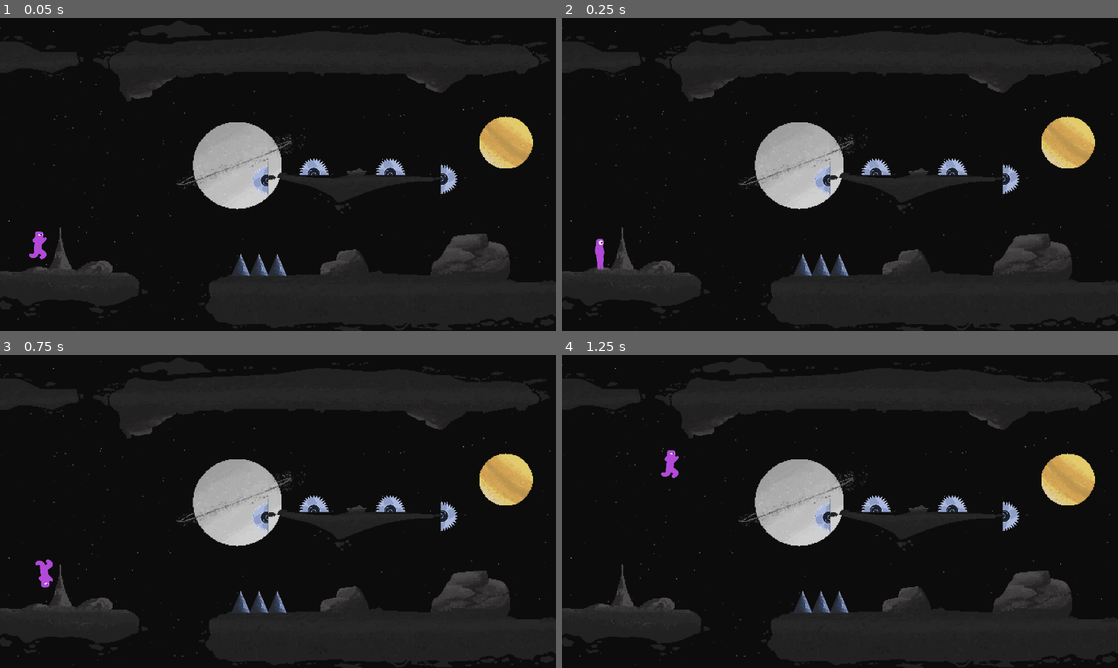
Above: before the commit, frames 1-4 (two rows, left to right).
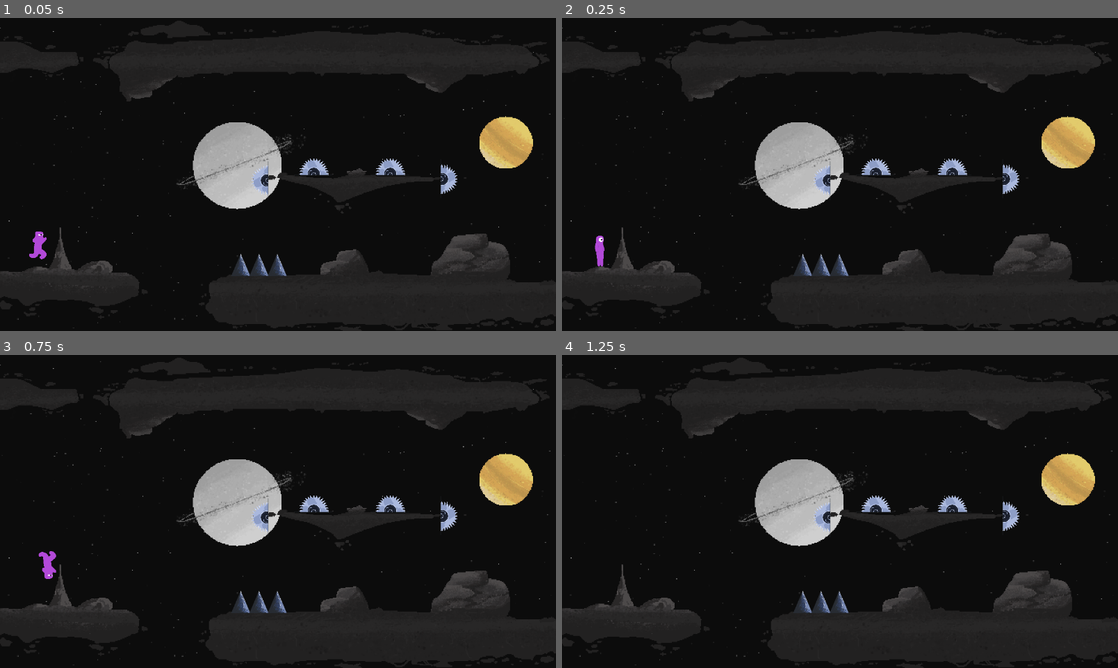
Above: after the commit, the same moments.

Repository: SullKanaeru/space-platform-game
Game: Godot game, scene res://scenes/main.tscn
Two runs of this game, one before a commit and one after it. Both use one fixed random seed, a clock stepped at 60 frames per second and the inputs below.
Inputs:
- Up to frame 1 (0.05 s): no input
- Up to frame 2 (0.25 s): no input
- Up to frame 3 (0.75 s): tap Enter at 0.5 s; hold D (right) from 0.53 s (still down); tap Space (jump) at 0.6 s
- Up to frame 4 (1.25 s): keep holding D (right); tap Space (jump) at 0.77, 1.07 s

Frame 1 is identical in both runs. In frame 2, less than 0.1% of the frame differs, in the area x 5-8%, y 69-81%; in frame 3, 0.2%, in the area x 6-11%, y 62-75%; in frame 4, 0.2%.

Commit message:
Feat: trigger game over when the character touches a trap.

Diff:
--- a/levels/level1.tscn
+++ b/levels/level1.tscn
@@ -174,18 +174,6 @@
 sources/0 = SubResource("TileSetAtlasSource_ote20")
 sources/4 = SubResource("TileSetAtlasSource_61w3m")
 
-[sub_resource type="RectangleShape2D" id="RectangleShape2D_pdpul"]
-size = Vector2(106.00001, 20)
-
-[sub_resource type="RectangleShape2D" id="RectangleShape2D_8hd6v"]
-size = Vector2(274, 20)
-
-[sub_resource type="RectangleShape2D" id="RectangleShape2D_045es"]
-size = Vector2(60.666668, 20)
-
-[sub_resource type="RectangleShape2D" id="RectangleShape2D_omn1t"]
-size = Vector2(335.3333, 20)
-
 [node name="LevelRoot" type="Node2D"]
 scale = Vector2(3, 3)
 
@@ -228,43 +216,20 @@
 
 [node name="StaticBody2D" type="StaticBody2D" parent="."]
 
-[node name="CollisionShape2D" type="CollisionShape2D" parent="StaticBody2D"]
-position = Vector2(53.333336, 202.66667)
-shape = SubResource("RectangleShape2D_pdpul")
-
-[node name="CollisionShape2D2" type="CollisionShape2D" parent="StaticBody2D"]
-position = Vector2(296, 208)
-shape = SubResource("RectangleShape2D_8hd6v")
-
-[node name="CollisionShape2D3" type="CollisionShape2D" parent="StaticBody2D"]
-position = Vector2(31, 29.333334)
-shape = SubResource("RectangleShape2D_045es")
-
-[node name="CollisionShape2D4" type="CollisionShape2D" parent="StaticBody2D"]
-position = Vector2(248.33334, 29.333334)
-shape = SubResource("RectangleShape2D_omn1t")
+[node name="CollisionPolygon2D3" type="CollisionPolygon2D" parent="StaticBody2D"]
+polygon = PackedVector2Array(0, 194.66667, 16.333334, 194.66667, 27.666668, 190.66667, 31, 190.33334, 38, 192.66667, 46, 160.66667, 55.333336, 192.66667, 59.666668, 192.66667, 67, 189, 71, 188.33334, 76, 187, 80.333336, 187, 83, 188, 94, 195, 98.66667, 196, 103.333336, 198.66667, 106.66667, 202.66667, 106.66667, 213.33334, 0, 213.33334)
+
+[node name="CollisionPolygon2D5" type="CollisionPolygon2D" parent="StaticBody2D"]
+polygon = PackedVector2Array(330.6667, 197.33334, 333.33334, 189.33334, 341.33334, 181.33334, 357.33334, 168, 370.6667, 168, 376, 170.66667, 386.6667, 173.33334, 389.33334, 181.33334, 392, 197.33334, 397.33334, 202, 434.6667, 202.66667, 434.6667, 221.33334, 157.33334, 221.33334, 162.66667, 216, 162.66667, 213.33334, 162.66667, 205.33334, 162.66667, 202.66667, 169.38126, 202.05664, 174.29317, 199.52782, 178.66667, 197.33334, 245.33334, 197.33334, 248, 194.66667, 248, 189.33334, 258.6667, 189.33334, 261.33334, 181.33334, 274.6667, 178.66667, 284.33334, 197.33334)
+
+[node name="CollisionPolygon2D6" type="CollisionPolygon2D" parent="StaticBody2D"]
+polygon = PackedVector2Array(205.33334, 120, 264.16687, 120.000015, 266.6667, 117.333336, 270.7358, 117.484055, 274.6667, 114.66667, 277.40067, 114.894516, 280, 117.333336, 280, 120, 338.6667, 120, 338.6667, 125.333336, 312, 125.333336, 258.6667, 141.33334, 242.66667, 130.66667, 221.33334, 125.333336, 205.33334, 122.66667)
+
+[node name="CollisionPolygon2D8" type="CollisionPolygon2D" parent="StaticBody2D"]
+polygon = PackedVector2Array(0, 40, 8, 40, 13.333334, 37.333336, 26.666668, 37.333336, 37.333336, 40, 42.666668, 40, 53.333336, 34.666668, 61.333336, 34.666668, 58.666668, 26.666668, 0, 26.666668)
 
 [node name="CollisionPolygon2D" type="CollisionPolygon2D" parent="StaticBody2D"]
-position = Vector2(80, 37.333336)
-polygon = PackedVector2Array(0, 0, 24, -2.6666667, 82.66667, 0, 61.333344, 10.666664, 29.333336, 24, 16, 24)
-
-[node name="CollisionPolygon2D2" type="CollisionPolygon2D" parent="StaticBody2D"]
-polygon = PackedVector2Array(37.333336, 192, 45.333336, 160, 56, 192)
-
-[node name="CollisionPolygon2D3" type="CollisionPolygon2D" parent="StaticBody2D"]
-polygon = PackedVector2Array(58.666668, 192, 80, 186.66667, 85.333336, 189.33334, 85.333336, 192)
-
-[node name="CollisionPolygon2D4" type="CollisionPolygon2D" parent="StaticBody2D"]
-polygon = PackedVector2Array(245.33334, 197.33334, 248, 189.33334, 258.6667, 186.66667, 258.6667, 178.66667, 272, 176, 280, 186.66667, 282.6667, 197.33334)
-
-[node name="CollisionPolygon2D5" type="CollisionPolygon2D" parent="StaticBody2D"]
-polygon = PackedVector2Array(330.6667, 197.33334, 333.33334, 186.66667, 336, 184, 341.33334, 181.33334, 346.6667, 173.33334, 352, 168, 357.33334, 168, 373.33334, 165.33334, 376, 170.66667, 386.6667, 173.33334, 389.33334, 181.33334, 392, 197.33334)
-
-[node name="CollisionPolygon2D6" type="CollisionPolygon2D" parent="StaticBody2D"]
-polygon = PackedVector2Array(205.33334, 120, 338.6667, 120, 338.6667, 125.333336, 312, 125.333336, 258.6667, 141.33334, 242.66667, 130.66667, 221.33334, 125.333336, 205.33334, 122.66667)
-
-[node name="CollisionPolygon2D7" type="CollisionPolygon2D" parent="StaticBody2D"]
-polygon = PackedVector2Array(296, 37.333336, 312, 42.666668, 333.33334, 56, 341.33334, 56, 365.33334, 37.333336)
+polygon = PackedVector2Array(80, 32, 85.333336, 37.333336, 96, 45.333336, 96, 61.333336, 104, 61.333336, 114.66667, 56, 119.66667, 53.333336, 125.333336, 50.666668, 136, 42.666668, 146.66667, 42.666668, 149.33334, 40, 308.6667, 40, 315.33334, 45.666668, 321.33334, 48.333336, 328, 50.666668, 330, 52.666668, 331.6667, 54.333336, 336, 56, 338.6667, 56, 359, 43, 362.6667, 42.666668, 376, 42.666668, 381, 41.666668, 392, 40, 396, 40.333336, 398.6667, 42.333336, 402, 41.666668, 408, 37.333336, 413.33334, 34.666668, 413.33334, 32, 397.33334, 21.333334, 80, 21.333334)
 
 [node name="Player" parent="." instance=ExtResource("2_b3oru")]
 position = Vector2(29.333336, 170.66667)
--- a/levels/spike.tscn
+++ b/levels/spike.tscn
@@ -1,10 +1,7 @@
-[gd_scene load_steps=4 format=3 uid="uid://caedtyjti4vpo"]
+[gd_scene load_steps=3 format=3 uid="uid://caedtyjti4vpo"]
 
 [ext_resource type="Texture2D" uid="uid://dlfre16ue42ls" path="res://assets/images/Traps/Spike01.png" id="1_dlclf"]
 [ext_resource type="Script" uid="uid://b3v2ebse8f4p7" path="res://scripts/spike.gd" id="1_qsbt6"]
-
-[sub_resource type="RectangleShape2D" id="RectangleShape2D_dlclf"]
-size = Vector2(205.00003, 85.00001)
 
 [node name="Spike" type="Area2D"]
 scale = Vector2(0.2, 0.2)
@@ -23,9 +20,7 @@
 position = Vector2(69.99999, 0)
 texture = ExtResource("1_dlclf")
 
-[node name="CollisionShape2D" type="CollisionShape2D" parent="."]
-position = Vector2(72.49997, 2.500006)
-scale = Vector2(0.99999964, 0.99999964)
-shape = SubResource("RectangleShape2D_dlclf")
+[node name="CollisionPolygon2D" type="CollisionPolygon2D" parent="."]
+polygon = PackedVector2Array(-34.999996, 39.999996, 4.9999995, -39.999996, 39.999996, 39.999996, 74.99999, -39.999996, 109.99999, 39.999996, 144.99998, -44.999996, 179.99998, 44.999996)
 
 [connection signal="body_entered" from="." to="." method="_on_body_entered"]
--- /dev/null
+++ b/scenes/game_over.tscn
@@ -0,0 +1,65 @@
+[gd_scene load_steps=5 format=3 uid="uid://durd5spbiqv0u"]
+
+[ext_resource type="Script" uid="uid://c15xj2ich7trn" path="res://scripts/game_over.gd" id="1_wqhvx"]
+[ext_resource type="FontFile" uid="uid://01w02tccay0c" path="res://assets/fonts/Square-Black.ttf" id="1_xeevv"]
+
+[sub_resource type="StyleBoxFlat" id="StyleBoxFlat_wqhvx"]
+bg_color = Color(0.09411765, 0.6901961, 0.25882354, 1)
+
+[sub_resource type="StyleBoxFlat" id="StyleBoxFlat_tbwuq"]
+bg_color = Color(0.46854466, 0.07043033, 0.0117309075, 1)
+
+[node name="Node2D" type="Node2D"]
+script = ExtResource("1_wqhvx")
+
+[node name="yes_button" type="Button" parent="."]
+process_mode = 2
+anchors_preset = 8
+anchor_left = 0.5
+anchor_top = 0.5
+anchor_right = 0.5
+anchor_bottom = 0.5
+offset_left = 387.0
+offset_top = 378.0
+offset_right = 587.0
+offset_bottom = 478.0
+grow_horizontal = 2
+grow_vertical = 2
+theme_override_fonts/font = ExtResource("1_xeevv")
+theme_override_font_sizes/font_size = 60
+theme_override_styles/normal = SubResource("StyleBoxFlat_wqhvx")
+text = "YES"
+
+[node name="no_button" type="Button" parent="."]
+process_mode = 2
+anchors_preset = 8
+anchor_left = 0.5
+anchor_top = 0.5
+anchor_right = 0.5
+anchor_bottom = 0.5
+offset_left = 674.0
+offset_top = 378.0
+offset_right = 874.0
+offset_bottom = 478.0
+grow_horizontal = 2
+grow_vertical = 2
+theme_override_fonts/font = ExtResource("1_xeevv")
+theme_override_font_sizes/font_size = 60
+theme_override_styles/normal = SubResource("StyleBoxFlat_tbwuq")
+text = "NO"
+
+[node name="Label" type="Label" parent="."]
+anchors_preset = 8
+anchor_left = 0.5
+anchor_top = 0.5
+anchor_right = 0.5
+anchor_bottom = 0.5
+offset_left = 404.5
+offset_top = 261.0
+offset_right = 875.5
+offset_bottom = 321.0
+grow_horizontal = 2
+grow_vertical = 2
+theme_override_fonts/font = ExtResource("1_xeevv")
+theme_override_font_sizes/font_size = 60
+text = "RESTART THE GAME?"
--- a/scenes/main.tscn
+++ b/scenes/main.tscn
@@ -1,9 +1,12 @@
-[gd_scene load_steps=3 format=3 uid="uid://xbruc0cchieb"]
+[gd_scene load_steps=4 format=3 uid="uid://xbruc0cchieb"]
 
 [ext_resource type="Script" uid="uid://cpbhg1tmq6sf" path="res://scripts/main.gd" id="1_0wfyh"]
 [ext_resource type="PackedScene" uid="uid://c1vfo47wjb6bd" path="res://levels/level1.tscn" id="1_o5qli"]
+[ext_resource type="PackedScene" uid="uid://durd5spbiqv0u" path="res://scenes/game_over.tscn" id="3_sugp2"]
 
 [node name="Main" type="Node2D"]
 script = ExtResource("1_0wfyh")
 
 [node name="LevelRoot" parent="." instance=ExtResource("1_o5qli")]
+
+[node name="GameOver" parent="." instance=ExtResource("3_sugp2")]
--- a/scenes/player.tscn
+++ b/scenes/player.tscn
@@ -211,7 +211,7 @@
 }]
 
 [sub_resource type="RectangleShape2D" id="RectangleShape2D_qlg0r"]
-size = Vector2(130.00003, 249.1667)
+size = Vector2(130.00003, 224.58337)
 
 [node name="Player" type="CharacterBody2D"]
 scale = Vector2(0.1, 0.1)
@@ -222,12 +222,12 @@
 position = Vector2(0, 20)
 scale = Vector2(1, 0.9747024)
 sprite_frames = SubResource("SpriteFrames_t4otl")
-animation = &"damaged"
+animation = &"idle"
 autoplay = "idle"
-frame_progress = 0.28084126
+frame_progress = 0.3064985
 speed_scale = 10.0
 
 [node name="CollisionShape2D" type="CollisionShape2D" parent="."]
-position = Vector2(0, 10)
-scale = Vector2(0.99999964, 0.99999964)
+position = Vector2(0, 22.291649)
+scale = Vector2(0.99999946, 0.99999946)
 shape = SubResource("RectangleShape2D_qlg0r")
--- /dev/null
+++ b/scripts/game_over.gd
@@ -0,0 +1,21 @@
+extends Node2D # Sesuaikan dengan tipe node root GameOver kamu (bisa Control/CanvasLayer/Node2D)
+
+func _ready():
+	# Menghubungkan tombol ke fungsi (bisa juga via tab Node di editor)
+	$yes_button.pressed.connect(_on_yes_pressed)
+	$no_button.pressed.connect(_on_no_pressed)
+
+func _on_yes_pressed():
+	# 1. PENTING: Kembalikan kecepatan waktu ke normal
+	# Karena di player.gd kamu set ke 0.5, kalau tidak direset game baru bakal slow motion.
+	Engine.time_scale = 1.0
+
+	# 2. Buka Pause
+	get_tree().paused = false
+
+	# 3. Reload Scene saat ini
+	get_tree().reload_current_scene()
+
+func _on_no_pressed():
+	# Force close aplikasi
+	get_tree().quit()
--- a/scripts/grinding.gd
+++ b/scripts/grinding.gd
@@ -1,10 +1,8 @@
 extends Area2D
 
-# Hapus signal player_died, kita panggil langsung saja biar pasti jalan
-# signal player_died
 
 func _on_body_entered(body: Node2D) -> void:
-	# Cek apakah body yang nabrak punya fungsi "die" (artinya itu Player)
+	# Check if the body is dead
 	if body.has_method("die"):
-		# Panggil fungsi die() di script player secara langsung
+		# Call die function from player's script
 		body.die()
--- a/scripts/main.gd
+++ b/scripts/main.gd
@@ -1,11 +1,23 @@
 extends Node2D
 
+func _ready() -> void:
+	# Panggil fungsi setup game baru
+	new_game()
 
-# Called when the node enters the scene tree for the first time.
-func _ready() -> void:
-	pass # Replace with function body.
+	# CARI PLAYER DAN SAMBUNGKAN SIGNAL
+	# Sesuaikan path ini dengan posisi Player kamu di Scene Tree
+	# Jika Player ada di dalam LevelRoot langsung:
+	var player = $LevelRoot/Player
 
+	# Sambungkan signal 'player_has_died' dari script player ke fungsi 'game_over' di sini
+	if player:
+		player.player_has_died.connect(game_over)
 
-# Called every frame. 'delta' is the elapsed time since the previous frame.
-func _process(delta: float) -> void:
-	pass
+func new_game() -> void:
+	$GameOver.hide()
+	# Pastikan game tidak dalam kondisi pause saat mulai
+	get_tree().paused = false
+
+func game_over() -> void:
+	# Munculkan layar Game Over
+	$GameOver.show()
--- a/scripts/player.gd
+++ b/scripts/player.gd
@@ -5,24 +5,24 @@
 
 var gravity_direction = 1
 var alive = true
+signal player_has_died
 
 @onready var animated_sprite: AnimatedSprite2D = $AnimatedSprite2D
 
 func _physics_process(delta: float) -> void:
-	# 1. Gravitasi selalu jalan (PENTING: agar efek terpental terlihat natural melengkung)
+	# Gravitation logic
 	velocity += get_gravity() * gravity_direction * GRAVITY_SCALE * delta
 
-	# --- LOGIKA MATI ---
+	# Character die logic
 	if not alive:
-		move_and_slide() # Player tetap bergerak sesuai gaya dorong (knockback)
-		return # Stop, jangan terima input lagi
-	# -------------------
+		move_and_slide() # Knockback effect
+		return
 
-	# Input Lompat/Flip
+	# Controller to jump
 	if Input.is_action_just_pressed("jump") and is_on_floor():
 		flip_gravity()
 
-	# Input Gerak Kiri/Kanan
+	# Controller to move
 	var direction := Input.get_axis("left", "right")
 	if direction:
 		velocity.x = direction * SPEED
@@ -32,13 +32,14 @@
 	update_animation(direction)
 	move_and_slide()
 
+# Reversing the gravity
 func flip_gravity():
 	gravity_direction *= -1
 	up_direction = Vector2(0, -1) * gravity_direction
 	velocity.y = 0
 
+# Update animation after reversing gravity.
 func update_animation(direction):
-	# (Kode animasi sama seperti sebelumnya)
 	if not is_on_floor():
 		animated_sprite.play("jump")
 	else:
@@ -58,42 +59,19 @@
 		animated_sprite.flip_v = false
 
 func die() -> void:
-	# Cek agar fungsi ini tidak dipanggil berkali-kali
 	if not alive:
 		return
 
 	alive = false
-
-	# 1. Mainkan Animasi Mati
 	animated_sprite.play("die")
-
-	# 2. Efek Slow Motion (0.5 artinya setengah kecepatan normal)
 	Engine.time_scale = 0.5
 
-	# 3. Efek Terpental (Knockback)
-	# Kita lempar ke belakang (negatif x) dan ke atas (negatif y relatif thdp gravitasi)
-	# Angka 200 dan 400 bisa diubah sesuai selera kekuatan pentalan
-	var knockback_dir_y = -1 * gravity_direction # Selalu berlawanan dengan arah gravitasi
+	var knockback_dir_y = -1 * gravity_direction
 	velocity = Vector2(-200, 400 * knockback_dir_y)
 
-	# 4. Efek Berkedip & Menghilang (Menggunakan Tween)
-	var tween = create_tween()
+	# 2. Kirim sinyal ke Main bahwa player mati SEBELUM pause
+	await get_tree().create_timer(0.5).timeout
 
-	# Loop berkedip (modulate alpha dari 1 ke 0.2) sebanyak 6 kali
-	for i in range(6):
-		tween.tween_property(self, "modulate:a", 0.2, 0.1) # Transparan
-		tween.tween_property(self, "modulate:a", 1.0, 0.1) # Muncul lagi
-
-	# Setelah berkedip, hilangkan pelan-pelan
-	tween.tween_property(self, "modulate:a", 0.0, 0.5)
-
-	# Hapus karakter dan kembalikan kecepatan waktu normal setelah selesai
-	tween.tween_callback(finish_death)
-
-func finish_death():
-	Engine.time_scale = 1.0
-
-	# 2. Lapor ke Main dulu sebelum menghilang
-	emit_signal("death_sequence_finished")
-
-	queue_free()
+	# Pause game
+	get_tree().paused = true
+	player_has_died.emit()
--- a/scripts/spike.gd
+++ b/scripts/spike.gd
@@ -1,10 +1,8 @@
 extends Area2D
 
-# Hapus signal player_died, kita panggil langsung saja biar pasti jalan
-# signal player_died
 
 func _on_body_entered(body: Node2D) -> void:
-	# Cek apakah body yang nabrak punya fungsi "die" (artinya itu Player)
+	# Check if the body is dead
 	if body.has_method("die"):
-		# Panggil fungsi die() di script player secara langsung
+		# Call die function from player's script
 		body.die()
Not shown: 1 places in levels/level1.tscn that only renumber resources
Not shown, added: scripts/game_over.gd.uid
